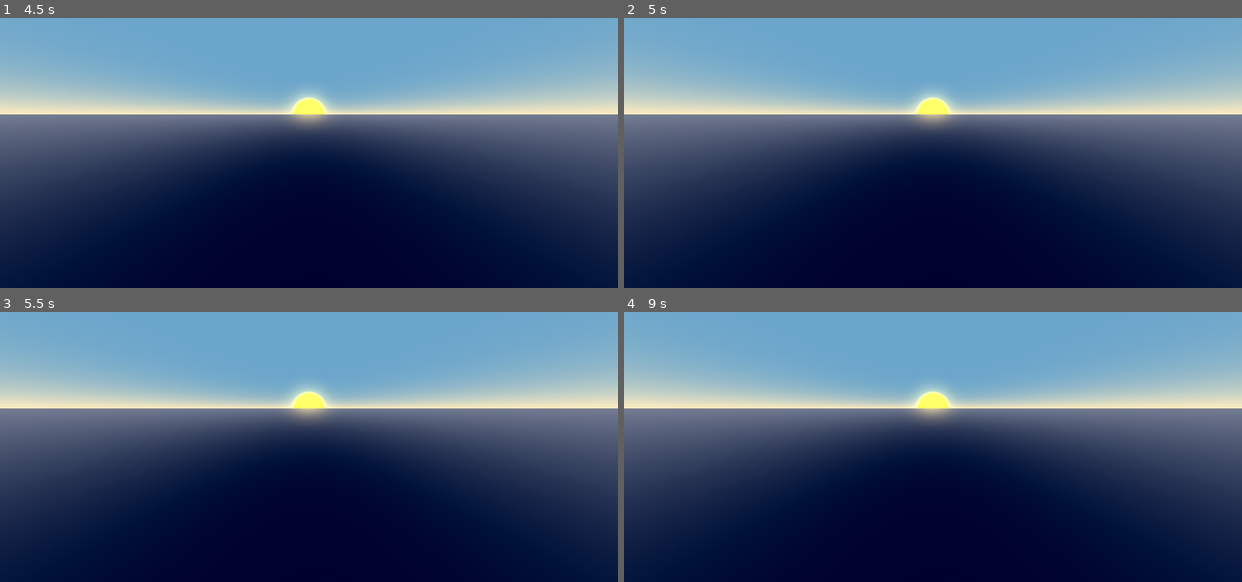
Above: before the commit, frames 1-4 (two rows, left to right).
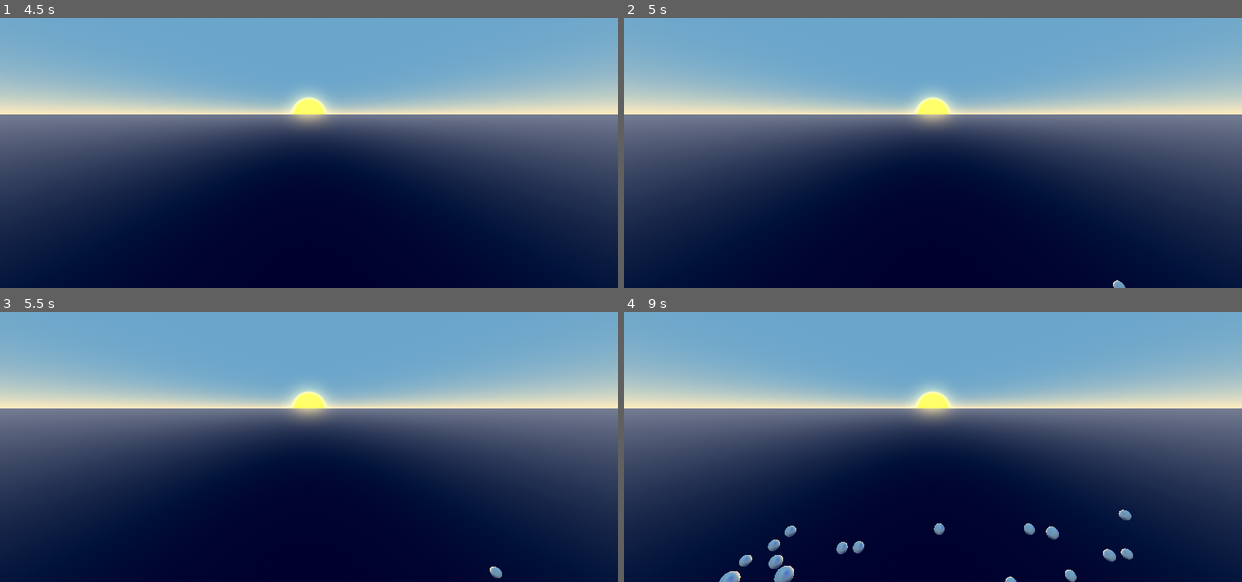
Above: after the commit, the same moments.

Repository: HyperGameDev/Relaxing_Bubble_Pop
Game: Godot game, scene res://ZEN.tscn
Two runs of this game, one before a commit and one after it. Both use one fixed random seed, a clock stepped at 60 frames per second and the inputs below. Sound files missing from this copy of the repository are replaced by a short silence.
Inputs (mouse positions are in pixels of both pictures, inside the frame that each line leads up to):
- Up to frame 1 (4.5 s): tap Enter at 0.5, 2, 3.5 s; move the mouse to (444, 96) at 0.52 s; tap Space at 1.25, 2.75, 4.25 s; move the mouse to (185, 131) at 1.27 s; move the mouse to (370, 36) at 2.02 s; move the mouse to (278, 182) at 2.77 s; move the mouse to (494, 166) at 3.52 s; move the mouse to (123, 61) at 4.27 s
- Up to frame 2 (5 s): no input
- Up to frame 3 (5.5 s): move the mouse to (339, 409) at 5.02 s
- Up to frame 4 (9 s): move the mouse to (840, 322) at 5.77 s; move the mouse to (1068, 390) at 6.52 s; move the mouse to (809, 425) at 7.27 s; move the mouse to (994, 330) at 8.02 s; move the mouse to (902, 476) at 8.77 s

Frame 1 is identical in both runs. In frame 2, less than 0.1% of the frame differs, in the area x 79-82%, y 97-100%; in frame 3, less than 0.1%; in frame 4, 1.2%, in the area x 15-83%, y 73-100%.

Commit message:
Improved bubble spawn positioning

Diff:
--- a/ZEN.tscn
+++ b/ZEN.tscn
@@ -101,6 +101,8 @@
 
 [node name="ZEN" type="Node3D"]
 script = ExtResource("1")
+spawn_rate_maximum = 0.2
+spawn_outer_x_limits = 21.0
 
 [node name="DirectionalLight3D" type="DirectionalLight3D" parent="."]
 transform = Transform3D(-1, -1.52855e-14, -8.74228e-08, 0, 1, -1.74846e-07, 8.74228e-08, -1.74846e-07, -1, 0, 0, 0)
@@ -173,7 +175,7 @@
 mesh = SubResource("BoxMesh_6deaf")
 
 [node name="HackyLoad" type="Node3D" parent="." node_paths=PackedStringArray("particles_blast", "particles_pop")]
-transform = Transform3D(1, 0, 0, 0, 1, 0, 0, 0, 1, 0, -4.90797, 11.849)
+transform = Transform3D(1, 0, 0, 0, 1, 0, 0, 0, 1, 0, -4.908, 15.344)
 script = ExtResource("6_ip3m3")
 particles_blast = NodePath("Particles_Blast")
 particles_pop = NodePath("Particles_Pop")
--- a/zen.gd
+++ b/zen.gd
@@ -2,6 +2,10 @@
 @export var stop_spawning: bool = false
 @export_range(.1,3.0) var spawn_rate_maximum: float = 1.45
 @export_range(0.0,20.0) var bubble_speed: float = 0.0
+@export var spawn_outer_x_limits: float = 25
+@export var spawn_inner_x_limits: float = 10
+@export var spawn_outer_z_limits: float = 15
+@export var spawn_inner_z_limits: float = 0
 
 @onready var timer: Timer = $Timer
 
@@ -10,7 +14,23 @@
 
 func on_timer_timeout():
 	if !stop_spawning:
-		var rand_vector: Vector3 = Vector3(randf_range(-20.0, 20.0), -25.0, randf_range(-15.0, 15.0))
+		var x_max = spawn_outer_x_limits
+		var x_min = spawn_inner_x_limits
+		var z_max = spawn_outer_z_limits
+		var z_min = spawn_inner_z_limits
+		var z_max_normalized = z_max/2
+		var rand_z: float = randf_range(-z_max,z_min)
+		var lerped_x: float
+
+		if rand_z <= -7.5:
+			var lerp_factor = (rand_z + z_max) / z_max_normalized
+			lerped_x = lerp(weighted_randf_range(-x_max, x_max), weighted_randf_range(-x_min,x_min), lerp_factor)
+		else:
+			var lerp_factor = -rand_z / z_max_normalized
+			lerped_x = lerp(weighted_randf_range(-x_min, x_min), weighted_randf_range(-x_max,x_max), lerp_factor)
+
+		var rand_vector: Vector3 = Vector3(lerped_x,-25,rand_z)
+		print(rand_vector)
 		var bubble = load("res://bubble.tscn").instantiate()
 		get_tree().get_current_scene().add_child(bubble)
 		bubble.global_position = rand_vector
@@ -20,3 +40,8 @@
 		#print(bubble.constant_force.x)
 		var rand_time: float = randf_range(0.0,spawn_rate_maximum)
 		timer.start(rand_time)
+
+func weighted_randf_range(min_val: float, max_val: float) -> float:
+	var sign = 1 if randf() > 0.5 else -1 # randomly choose between positive and negative
+	var weight = pow(randf(), 5) # Adjust the exponent to change the weight
+	return sign * (weight * (max_val - min_val) + min_val)
Not shown, changed: export/index.html
Not shown, changed: export/index.pck
